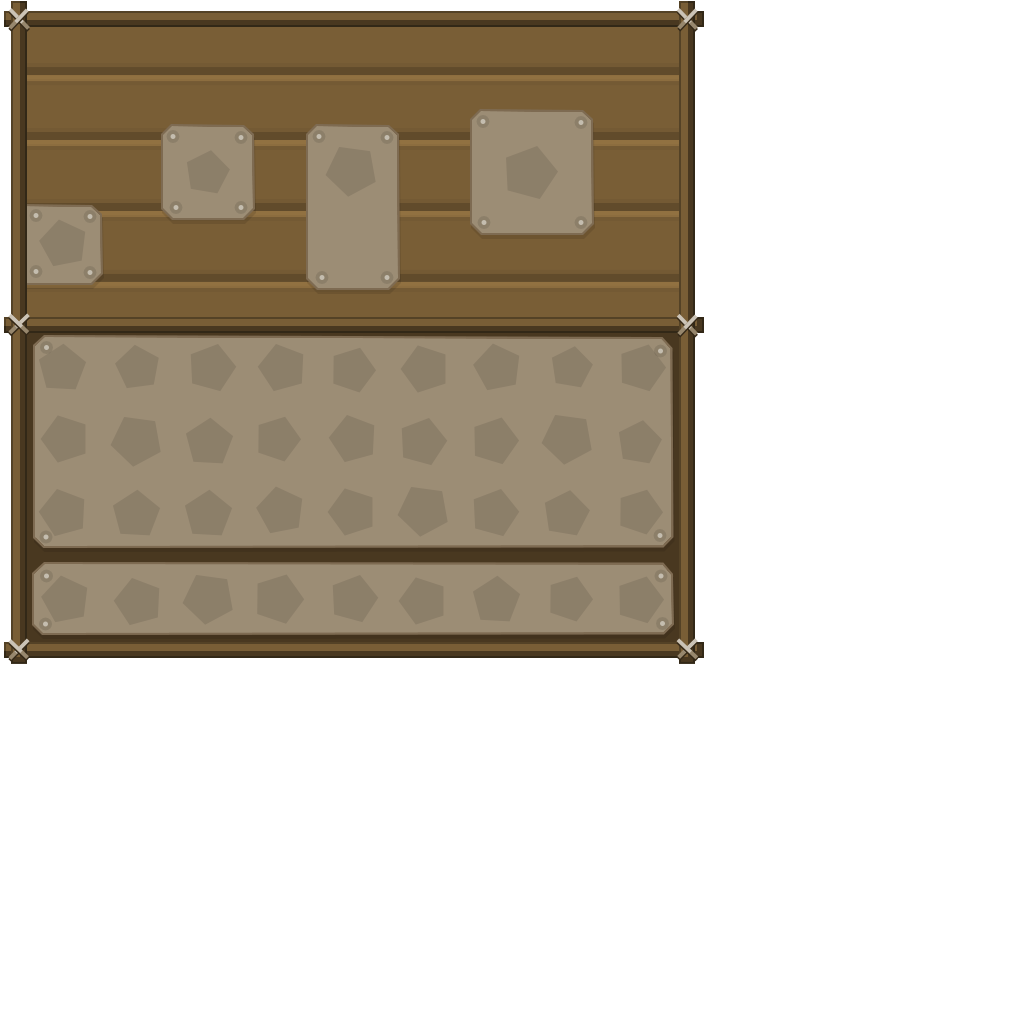
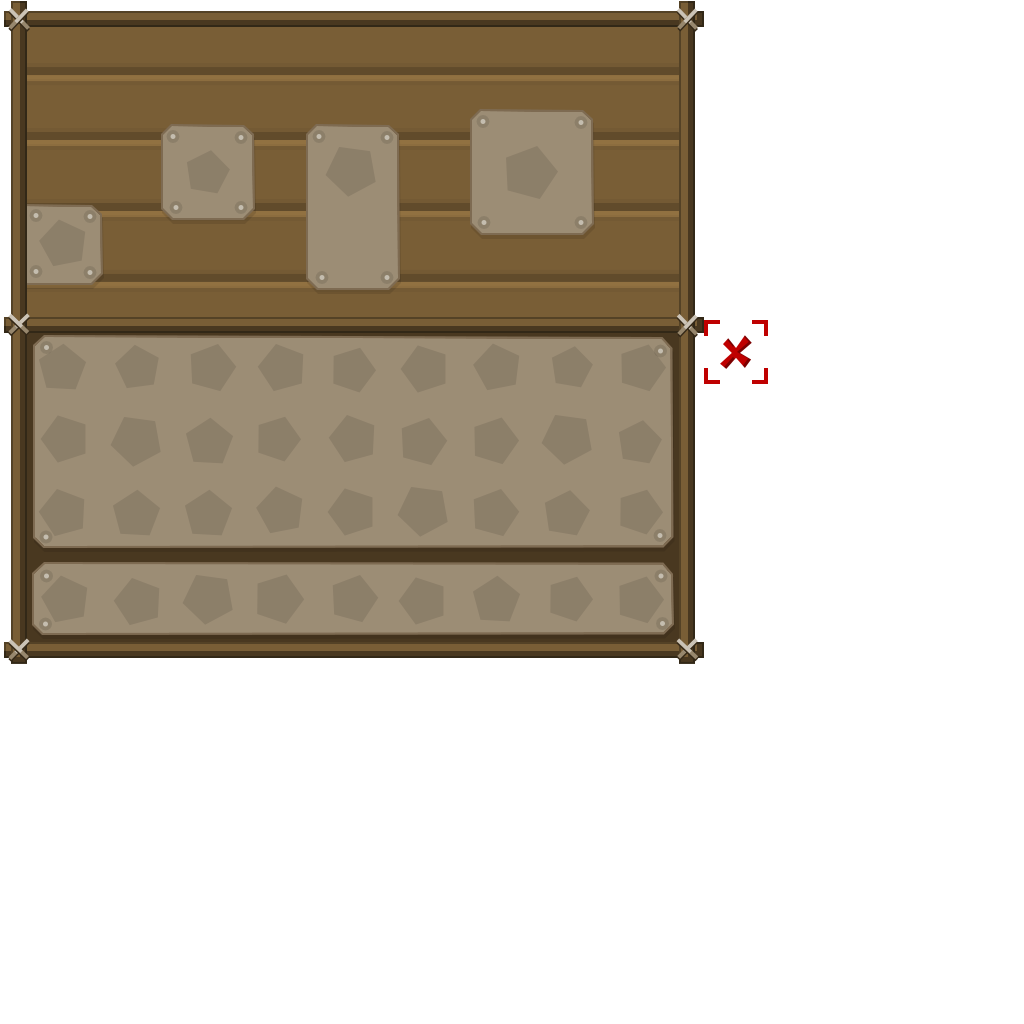
Layer changes from the first 1024px x 1024px image to the second:
added group "cross" with 2 layers in group "gui" over (704, 320, 768, 384)
added layer "Forme 3 copie 2" in group "cross" over (720, 335, 752, 369)
added layer "Rectangle 1" in group "cross" over (704, 320, 768, 384)
